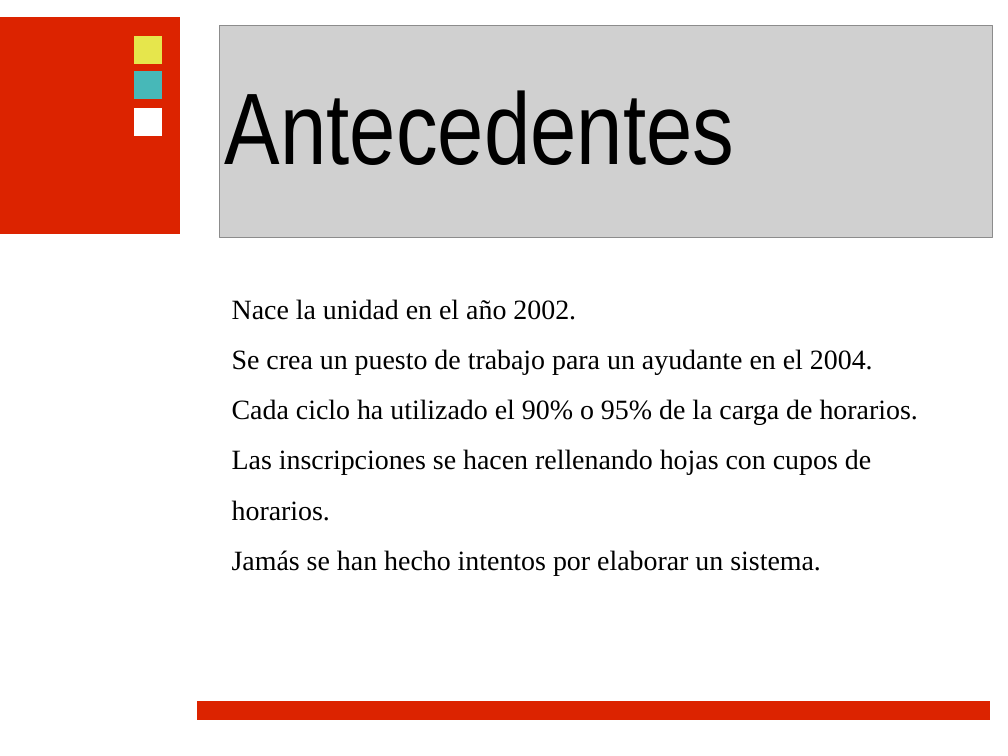
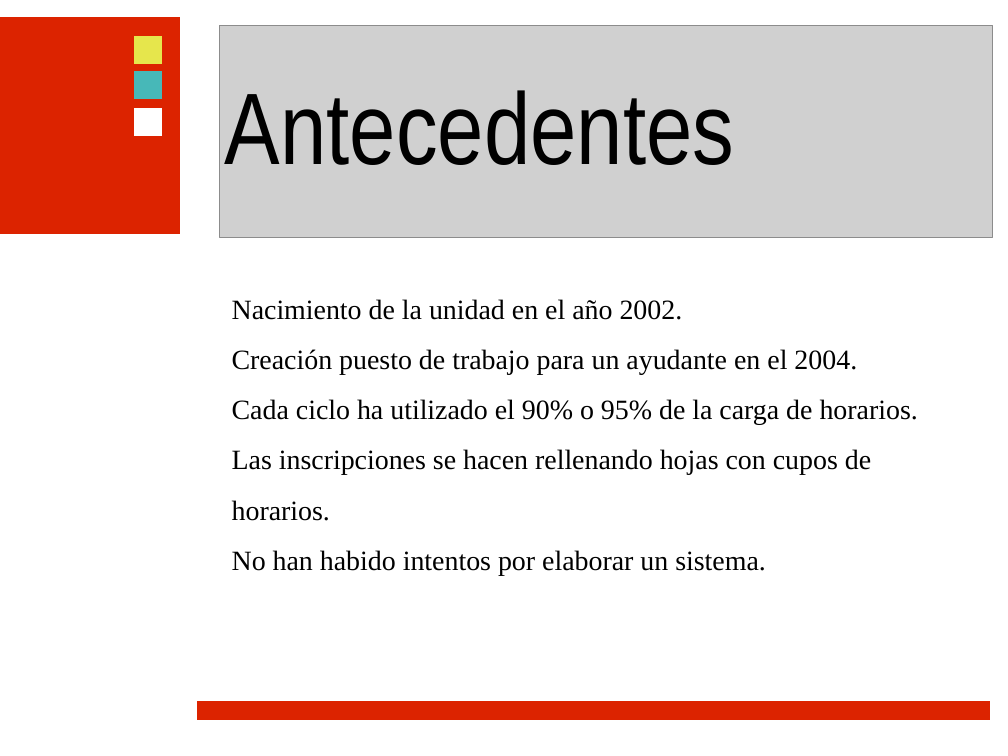
Before and after one commit to ramayac/jhard, a slide deck: slide 3 of presentaciones/primera defensa/jhard.odp. Drawn at 1008x756 pixels with LibreOffice and Linux fonts; fonts in the diff are those of the drawing; grey boxes stand for pictures; background and template pictures are left out. Boxes give left, top, right and bottom in pixels: in the first picture for what was removed or moved away, otherwise in the second. Text is boxed around its words. In the diff, an @@ line names an element or a change of style, - is before the commit and + after.

```diff
--- a/presentaciones/primera defensa/jhard.odp
+++ b/presentaciones/primera defensa/jhard.odp
@@ text at [232, 299, 857, 375]: text changed @@
-• Nace la unidad en el año 2002.
-• Se crea un puesto de trabajo para un ayudante en el 2004.
+• Nacimiento de la unidad en el año 2002.
+• Creación puesto de trabajo para un ayudante en el 2004.
@@ text at [232, 550, 766, 576]: text changed @@
-• Jamás se han hecho intentos por elaborar un sistema.
+• No han habido intentos por elaborar un sistema.
```
Also in this commit, not shown: 10 other slides changed.
